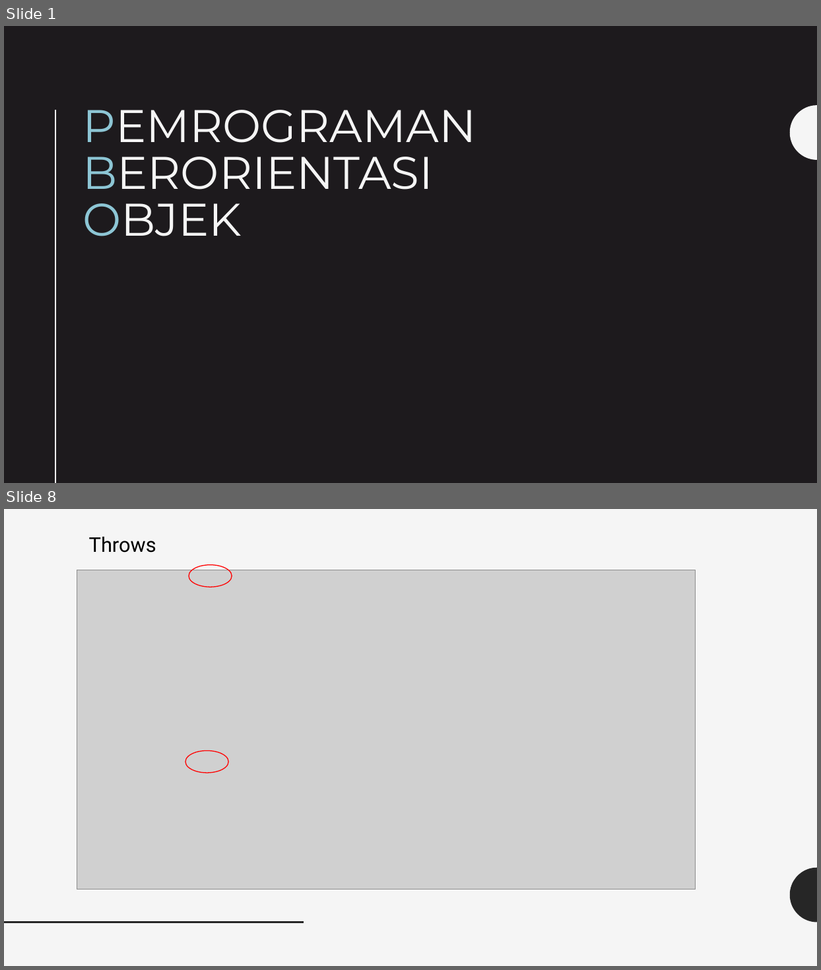
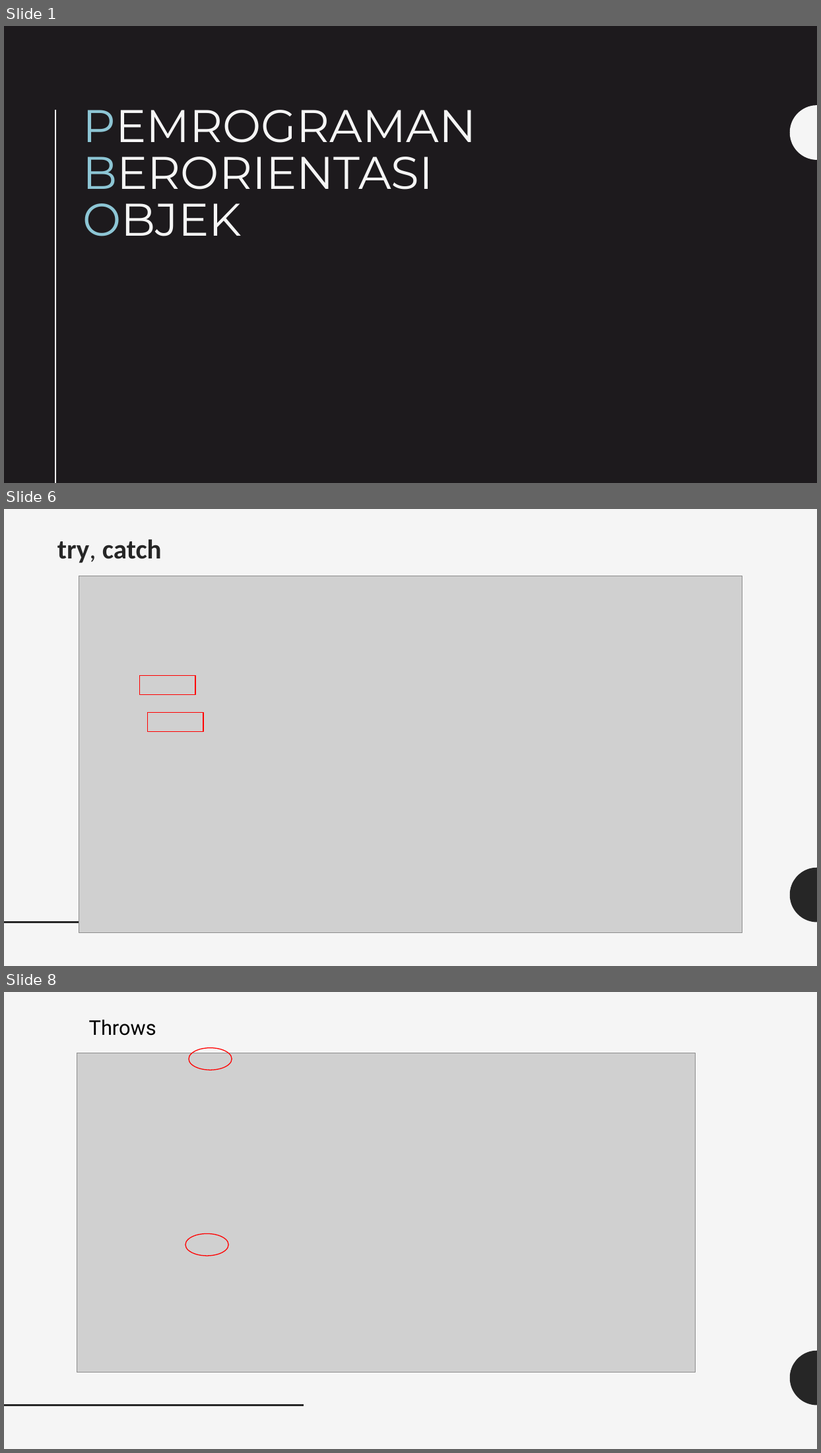
Before and after one commit to FajarMaulana123/PBO_Kelompok_6, a slide deck: TUBES PBO.pptx. Shown one above the other, each under a label of ours: slides 1 and 8 before the commit, slides 1, 6 and 8 after it; the slides between them are not shown. The pictures are 821x970 and 821x1453 pixels, drawn with LibreOffice and Linux fonts; fonts in the diff are those of the drawing; grey boxes stand for pictures. Boxes give left, top, right and bottom in pixels: in the first picture for what was removed or moved away, otherwise in the second. Text is boxed around its words. In the diff, an @@ line names an element or a change of style, - is before the commit and + after.

```diff
--- a/TUBES PBO.pptx
+++ b/TUBES PBO.pptx
@@ slide 6 added at bbox=[4, 509, 817, 966], background #F5F5F5; not listed: 2 template elements that a slide beside it also shows @@
@@ title added at bbox=[57, 539, 162, 563], 32 pt, text #262626, bold @@
+try, catch
@@ picture added at bbox=[79, 576, 742, 933] @@
@@ rectangle added at bbox=[139, 675, 195, 695], outline #FF0000 1 pt @@
@@ rectangle added at bbox=[148, 713, 203, 732], outline #FF0000 1 pt @@
```
Also in this commit, not shown: 1 slide changed, 8 other slides added, 5 slides removed.
